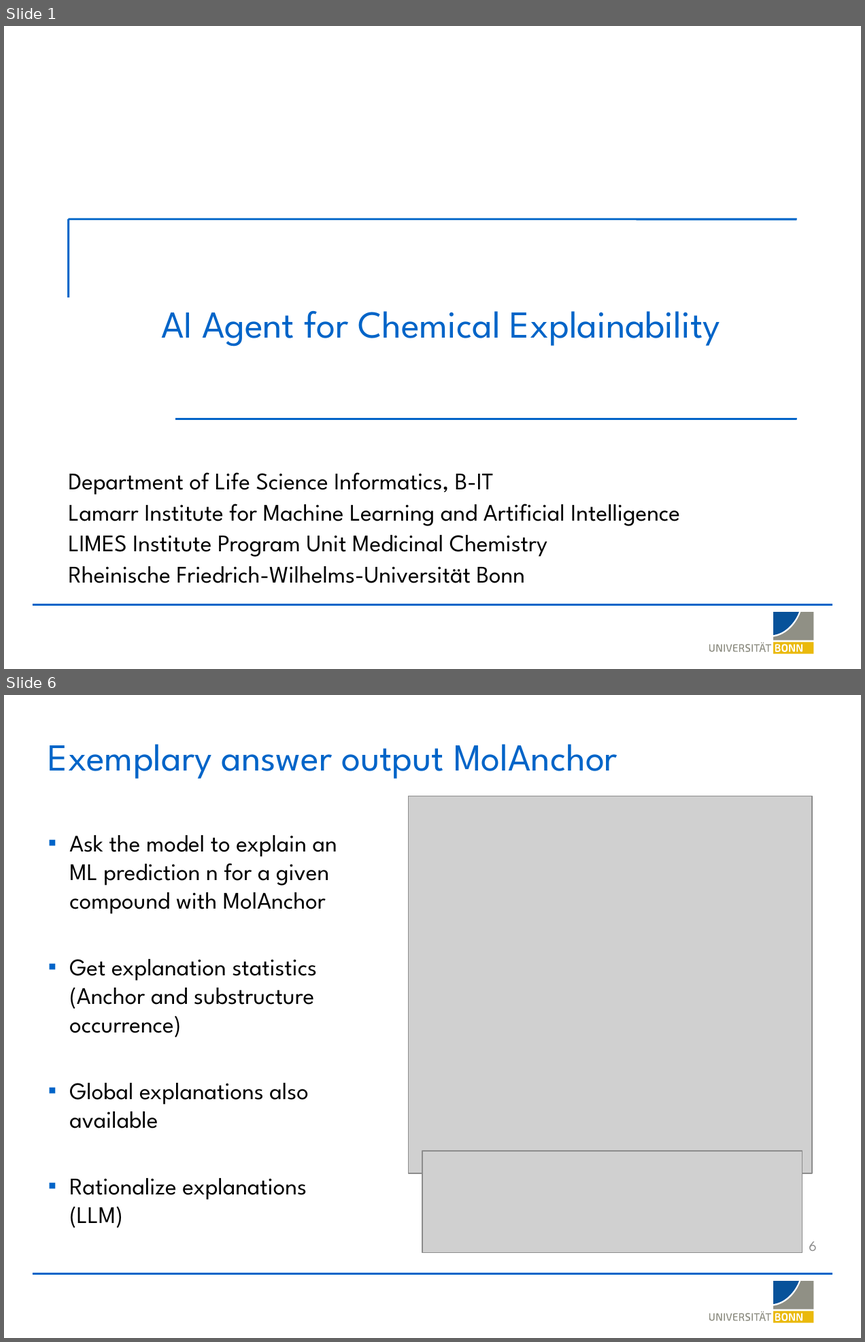
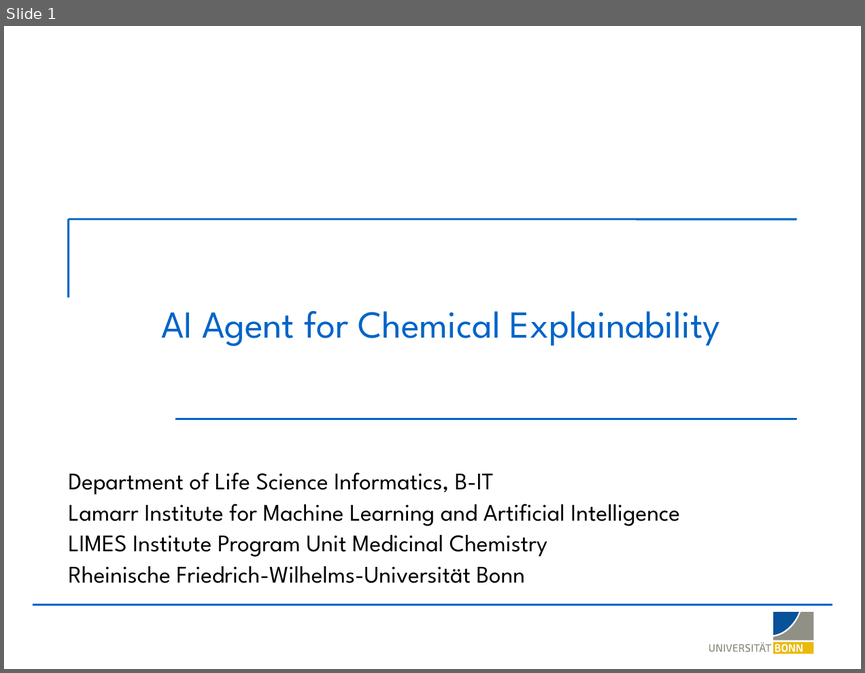
Before and after one commit to LSI-Uni-Bonn/ChemicHAL, a slide deck: slides/AI_Agent_Explainability.pptx. Shown one above the other, each under a label of ours: slides 1 and 6 before the commit, slide 1 after it; the slides between them are not shown. The pictures are 865x1342 and 865x673 pixels, drawn with LibreOffice and Linux fonts; fonts in the diff are those of the drawing; grey boxes stand for pictures; background and template pictures are left out. Boxes give left, top, right and bottom in pixels: in the first picture for what was removed or moved away, otherwise in the second. Text is boxed around its words. In the diff, an @@ line names an element or a change of style, - is before the commit and + after.

Commit message:
Add BRF algorithm, similarity-filtered MolCE foils, decomposition-based anchor occurrence
- ML: register BalancedRandomForestClassifier ("BRF") in train_model,
  build_model_from_split_file, train_on_split_file, and get_ml_info; route
  it through SHAP TreeExplainer.
- MolCE: rename `similarity_threshold` -> `scaffold_similarity_threshold`,
  add `min_similarity` Tanimoto cutoff on rebuilt foils with similarity-desc
  tiebreak on contrast ties; refactor top-N R-group/scaffold selection with
  early-stop and per-call foil reuse.
- MolAnchor: substructure occurrence now counts compounds whose BRICS
  decomposition actually produces the rule fragment(s), matching the
  population the anchor was drawable from; aggregator extended to use the
  union of merged-group fragments and store fragment_smiles per result.
- SHAP rendering: bump default mol_size to 1200x1200 and tighten contour
  params (sigma 0.22, gridResolution 0.04, 20 contour lines) for sharper
  atom-weight heatmaps.
- Slides: refresh AI_Agent_Explainability and figures_AI_agent decks.
- Add notebooks/test_xai_gnn_compatibility.ipynb.

```diff
--- a/slides/AI_Agent_Explainability.pptx
+++ b/slides/AI_Agent_Explainability.pptx
@@ slide 6 removed at (4,695,861,1338), background #FFFFFF; not listed: 20 template elements that a slide beside it also shows @@
@@ title removed at (48,744,617,779) @@
-Exemplary answer output MolAnchor
@@ picture removed at (409,796,812,1173) @@
@@ text removed at (69,835,337,1227) @@
-▪ Ask the model to explain an ML prediction n for a given compound with MolAnchor
-▪ Get explanation statistics (Anchor and substructure occurrence)
-▪ Global explanations also available
-▪ Rationalize explanations (LLM)
@@ picture removed at (422,1151,802,1253) @@
@@ page number removed at (808,1241,817,1251) @@
-6
```
Also in this commit, not shown: 3 slides changed, 9 slides added, 8 other slides removed, 9 other files.
